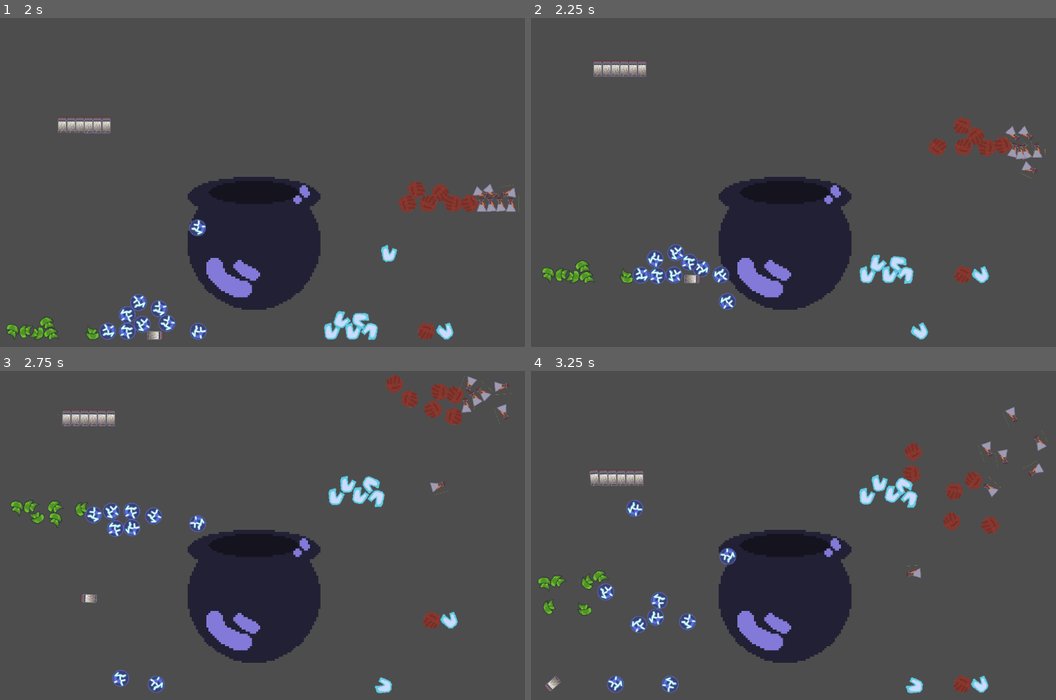
Above: before the commit, frames 1-4 (two rows, left to right).
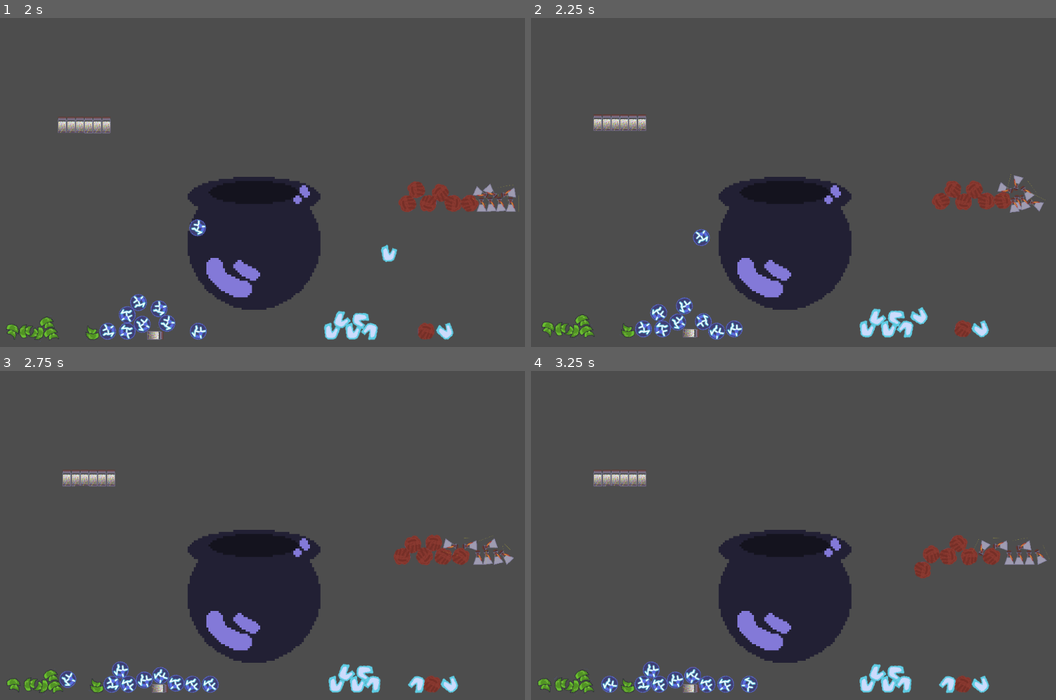
Above: after the commit, the same moments.

Repository: Mr-GEM-Bones/Cauldron-Game
Game: Godot game, scene res://Scenes/BackLab/back_lab.tscn
The game is run twice, just before and just after one commit, with the same random seed, the same clock (stepped at 60 frames per second) and the same inputs. The project has no main scene, so this scene is started directly.
Inputs (mouse positions are in pixels of both pictures, inside the frame that each line leads up to):
- Up to frame 1 (2 s): tap Enter (ui_accept) at 0.5 s; drag from (126, 123) to (252, 248) at 0.52 s; drag from (136, 231) to (252, 248) at 1.27 s
- Up to frame 2 (2.25 s): move the mouse to (667, 304) at 2.02 s; hold Left (ui_left) from 2.03 s (still down); tap T at 2.1 s; click (667, 304) at 2.17 s
- Up to frame 3 (2.75 s): keep holding Left (ui_left)
- Up to frame 4 (3.25 s): release Left (ui_left) at 2.75 s; drag from (641, 512) to (636, 486) at 2.77 s

Frame 1 is identical in both runs. In frame 2, 8.2% of the frame differs, in the area x 2-98%, y 12-98%; in frame 3, 7.9%; in frame 4, 7.0%.

Commit message:
Update Backpack.gd
Removed some debug scripts that where left behind.

Diff:
--- a/Scenes/BackLab/Backpack.gd
+++ b/Scenes/BackLab/Backpack.gd
@@ -19,10 +19,10 @@
 	# Add the gravity.
 	#if not is_on_floor():
 		#velocity.y += gravity * delta
-	print(global_position)
+	#print(global_position)
 	# Handle jump.
-	if Input.is_action_just_pressed("ui_left"):
-		velocity.y = JUMP_VELOCITY
+	#if Input.is_action_just_pressed("ui_left"):
+		#velocity.y = JUMP_VELOCITY
 	# Get the input direction and handle the movement/deceleration.
 	# As good practice, you should replace UI actions with custom gameplay actions.
 	#var direction = Input.get_axis("ui_left", "ui_right")
